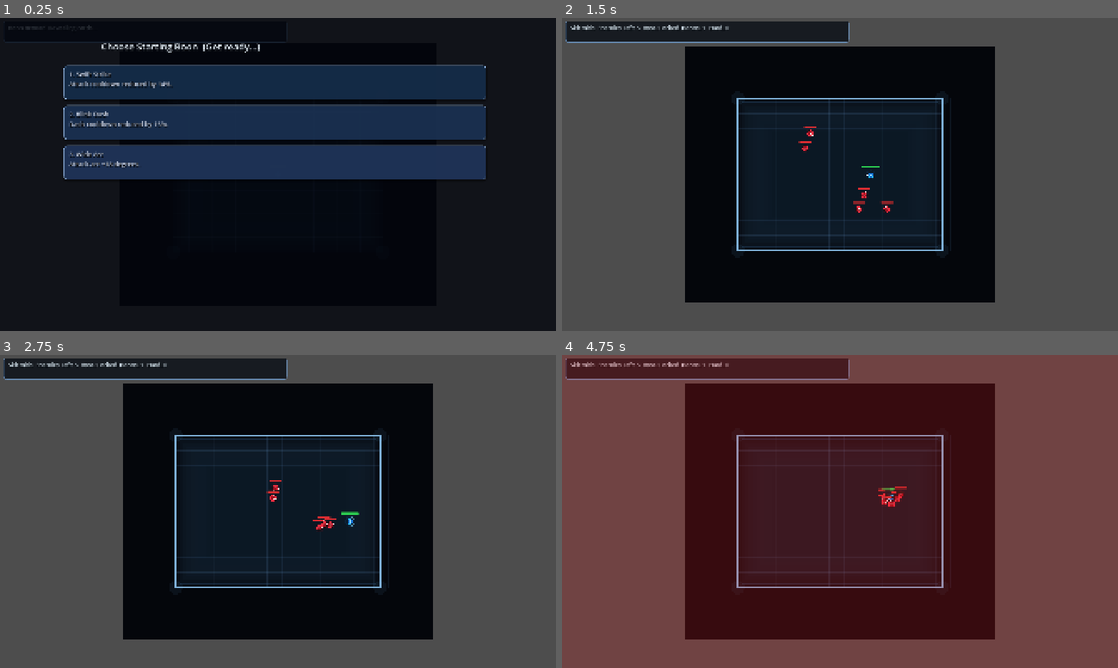
Above: before the commit, frames 1-4 (two rows, left to right).
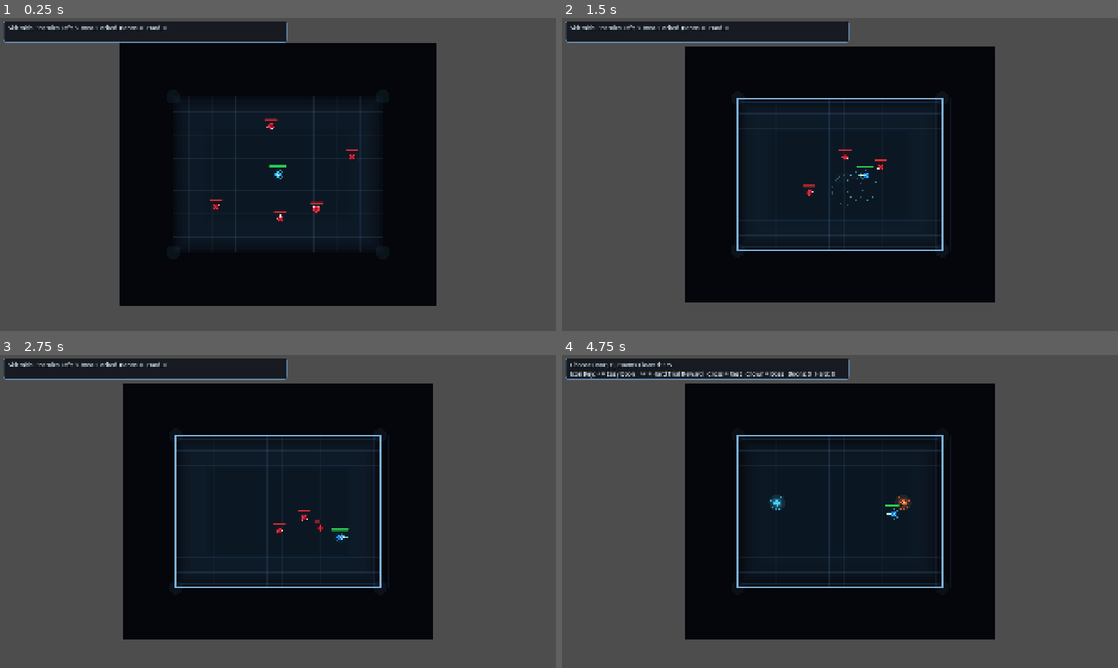
Above: after the commit, the same moments.

Repository: Excellund/AbyssalDescent
Game: Godot game, scene res://scenes/Main.tscn
Same seed, same stepped clock (60 frames per second), same inputs: the game is played once before the commit and once after it.
Inputs (mouse positions are in pixels of both pictures, inside the frame that each line leads up to):
- Up to frame 1 (0.25 s): no input
- Up to frame 2 (1.5 s): tap A (move_left) at 0.5 s; move the mouse to (962, 158) at 0.52 s; hold D (move_right) 0.53-1.28 s; click (962, 158) at 0.6 s; move the mouse to (728, 190) at 1.27 s; hold S (move_down) from 1.28 s (still down); click (728, 190) at 1.35 s
- Up to frame 3 (2.75 s): move the mouse to (333, 442) at 2.02 s; release S (move_down) at 2.03 s; hold D (move_right) from 2.03 s (still down); tap Space (dash) at 2.1 s; click (333, 442) at 2.3 s
- Up to frame 4 (4.75 s): move the mouse to (812, 574) at 2.77 s; release D (move_right) at 2.78 s; hold W (move_up) 2.78-3.53 s; tap E (interact) at 2.85 s; click (812, 574) at 3.05 s; move the mouse to (1006, 558) at 3.52 s; hold A (move_left) from 3.53 s (still down); click (1006, 558) at 3.6 s; move the mouse to (673, 464) at 4.27 s; click (673, 464) at 4.35 s

The runs differ from the first frame. In frame 1, 69% of the frame differs, in the area x 0-100%, y 0-100%; in frame 2, 0.3%; in frame 3, 0.3%; in frame 4, 100%.

Commit message:
feat: add telegraphed boss encounter and stackable rupture procs

Diff:
--- a/scenes/Main.tscn
+++ b/scenes/Main.tscn
@@ -5,6 +5,8 @@
 
 [node name="Main" type="Node2D" unique_id=1680556229]
 script = ExtResource("2_jxm8r")
+debug_apply_test_powers_on_start = true
+debug_skip_starting_boon_selection = true
 debug_start_power_ids = PackedStringArray("razor_wind", "rupture_wave")
 
 [node name="Player" parent="." unique_id=1831438957 instance=ExtResource("1_elqb8")]
--- /dev/null
+++ b/scripts/enemy_boss.gd
@@ -0,0 +1,305 @@
+extends "res://scripts/enemy_base.gd"
+
+const STATE_IDLE := 0
+const STATE_TELEGRAPH := 1
+const STATE_ATTACK := 2
+const STATE_RECOVER := 3
+
+const ATTACK_CHARGE := 0
+const ATTACK_NOVA := 1
+const ATTACK_CLEAVE := 2
+
+@export var boss_max_health: int = 520
+@export var move_speed: float = 110.0
+@export var acceleration: float = 900.0
+@export var deceleration: float = 1300.0
+@export var preferred_distance: float = 210.0
+@export var action_cooldown: float = 1.0
+
+@export var charge_windup: float = 0.95
+@export var charge_speed: float = 560.0
+@export var charge_duration: float = 0.55
+@export var charge_width: float = 40.0
+@export var charge_damage: int = 24
+
+@export var nova_windup: float = 1.05
+@export var nova_radius: float = 160.0
+@export var nova_damage: int = 30
+
+@export var cleave_windup: float = 0.8
+@export var cleave_range: float = 190.0
+@export var cleave_arc_degrees: float = 120.0
+@export var cleave_damage: int = 20
+
+@export var recover_time: float = 0.7
+
+var boss_state: int = STATE_IDLE
+var state_time_left: float = 0.0
+var cooldown_left: float = 0.35
+var active_attack: int = ATTACK_CHARGE
+
+var locked_direction: Vector2 = Vector2.RIGHT
+var telegraph_alpha: float = 0.0
+var charge_hit_applied: bool = false
+
+
+func _ready() -> void:
+	# Apply boss-specific tuning to inherited health before base setup runs.
+	max_health = boss_max_health
+	super._ready()
+	# Resize inherited collision shape so boss body and hitbox align.
+	for child in get_children():
+		if child is CollisionShape2D:
+			var shape_node := child as CollisionShape2D
+			if shape_node.shape is CircleShape2D:
+				(shape_node.shape as CircleShape2D).radius = 34.0
+				break
+	if health_bar != null:
+		health_bar.custom_minimum_size = Vector2(132.0, 12.0)
+		health_bar.position = Vector2(-66.0, -74.0)
+
+
+func _process_behavior(delta: float) -> void:
+	if not is_instance_valid(target):
+		velocity = velocity.move_toward(Vector2.ZERO, deceleration * delta)
+		move_and_slide()
+		return
+
+	if cooldown_left > 0.0:
+		cooldown_left = maxf(0.0, cooldown_left - delta)
+
+	match boss_state:
+		STATE_IDLE:
+			_process_idle_state(delta)
+		STATE_TELEGRAPH:
+			_process_telegraph_state(delta)
+		STATE_ATTACK:
+			_process_attack_state(delta)
+		STATE_RECOVER:
+			_process_recover_state(delta)
+
+	queue_redraw()
+
+
+func _process_idle_state(delta: float) -> void:
+	var to_target := target.global_position - global_position
+	var distance := to_target.length()
+	var desired_velocity := Vector2.ZERO
+
+	if distance > preferred_distance + 24.0:
+		desired_velocity = to_target.normalized() * move_speed
+	elif distance < preferred_distance - 36.0:
+		desired_velocity = -to_target.normalized() * (move_speed * 0.7)
+
+	var move_rate := acceleration if desired_velocity != Vector2.ZERO else deceleration
+	velocity = velocity.move_toward(desired_velocity, move_rate * delta)
+	move_and_slide()
+
+	if to_target.length_squared() > 0.000001:
+		locked_direction = to_target.normalized()
+		visual_facing_direction = locked_direction
+
+	if cooldown_left <= 0.0:
+		_start_next_attack(distance)
+
+
+func _start_next_attack(distance_to_target: float) -> void:
+	if distance_to_target > 270.0:
+		active_attack = ATTACK_CHARGE
+	elif distance_to_target < 120.0:
+		active_attack = ATTACK_NOVA if randf() < 0.68 else ATTACK_CLEAVE
+	else:
+		var roll := randf()
+		if roll < 0.4:
+			active_attack = ATTACK_CLEAVE
+		elif roll < 0.72:
+			active_attack = ATTACK_CHARGE
+		else:
+			active_attack = ATTACK_NOVA
+
+	var to_target := target.global_position - global_position
+	if to_target.length_squared() > 0.000001:
+		locked_direction = to_target.normalized()
+	visual_facing_direction = locked_direction
+
+	boss_state = STATE_TELEGRAPH
+	state_time_left = _get_windup_time(active_attack)
+	telegraph_alpha = 0.0
+	charge_hit_applied = false
+	velocity = Vector2.ZERO
+
+
+func _process_telegraph_state(delta: float) -> void:
+	velocity = velocity.move_toward(Vector2.ZERO, deceleration * delta)
+	move_and_slide()
+	state_time_left = maxf(0.0, state_time_left - delta)
+	var windup := _get_windup_time(active_attack)
+	if windup > 0.0:
+		telegraph_alpha = clampf(1.0 - (state_time_left / windup), 0.0, 1.0)
+	else:
+		telegraph_alpha = 1.0
+
+	if state_time_left <= 0.0:
+		_enter_attack_state()
+
+
+func _enter_attack_state() -> void:
+	boss_state = STATE_ATTACK
+	attack_anim_time_left = attack_anim_duration
+	match active_attack:
+		ATTACK_CHARGE:
+			state_time_left = charge_duration
+			velocity = locked_direction * charge_speed
+		ATTACK_NOVA:
+			state_time_left = 0.05
+			velocity = Vector2.ZERO
+			_apply_nova_hit()
+		ATTACK_CLEAVE:
+			state_time_left = 0.06
+			velocity = Vector2.ZERO
+			_apply_cleave_hit()
+
+
+func _process_attack_state(delta: float) -> void:
+	match active_attack:
+		ATTACK_CHARGE:
+			velocity = locked_direction * charge_speed
+			move_and_slide()
+			_apply_charge_hit()
+		_:
+			velocity = velocity.move_toward(Vector2.ZERO, deceleration * delta)
+			move_and_slide()
+
+	state_time_left = maxf(0.0, state_time_left - delta)
+	if state_time_left <= 0.0:
+		boss_state = STATE_RECOVER
+		state_time_left = recover_time
+
+
+func _process_recover_state(delta: float) -> void:
+	velocity = velocity.move_toward(Vector2.ZERO, deceleration * delta)
+	move_and_slide()
+	state_time_left = maxf(0.0, state_time_left - delta)
+	if state_time_left <= 0.0:
+		boss_state = STATE_IDLE
+		cooldown_left = action_cooldown
+
+
+func _apply_charge_hit() -> void:
+	if charge_hit_applied:
+		return
+	if not target.has_method("take_damage"):
+		return
+
+	for i in get_slide_collision_count():
+		var collision := get_slide_collision(i)
+		if collision.get_collider() == target:
+			target.call("take_damage", charge_damage)
+			charge_hit_applied = true
+			return
+
+	var seg_start := global_position - locked_direction * 34.0
+	var seg_end := global_position + locked_direction * 34.0
+	if _distance_point_to_segment(target.global_position, seg_start, seg_end) <= charge_width:
+		target.call("take_damage", charge_damage)
+		charge_hit_applied = true
+
+
+func _apply_nova_hit() -> void:
+	if not target.has_method("take_damage"):
+		return
+	if global_position.distance_to(target.global_position) <= nova_radius:
+		target.call("take_damage", nova_damage)
+
+
+func _apply_cleave_hit() -> void:
+	if not target.has_method("take_damage"):
+		return
+	if not _point_in_cone(target.global_position, global_position, locked_direction, cleave_range, cleave_arc_degrees):
+		return
+	target.call("take_damage", cleave_damage)
+
+
+func _point_in_cone(point: Vector2, origin: Vector2, forward: Vector2, radius: float, arc_degrees: float) -> bool:
+	var to_point := point - origin
+	if to_point.length() > radius:
+		return false
+	if to_point.length_squared() <= 0.000001:
+		return true
+	var dir := to_point.normalized()
+	var fwd := forward.normalized()
+	var dot_value := clampf(fwd.dot(dir), -1.0, 1.0)
+	var angle := rad_to_deg(acos(dot_value))
+	return angle <= arc_degrees * 0.5
+
+
+func _distance_point_to_segment(point: Vector2, segment_start: Vector2, segment_end: Vector2) -> float:
+	var segment := segment_end - segment_start
+	var length_sq := segment.length_squared()
+	if length_sq <= 0.000001:
+		return point.distance_to(segment_start)
+	var t := clampf((point - segment_start).dot(segment) / length_sq, 0.0, 1.0)
+	var closest := segment_start + segment * t
+	return point.distance_to(closest)
+
+
+func _get_windup_time(attack_id: int) -> float:
+	match attack_id:
+		ATTACK_CHARGE:
+			return charge_windup
+		ATTACK_NOVA:
+			return nova_windup
+		ATTACK_CLEAVE:
+			return cleave_windup
+		_:
+			return 0.7
+
+
+func _draw() -> void:
+	var pulse := _get_attack_pulse()
+	var body_radius := 34.0 + pulse * 0.8
+	var facing := visual_facing_direction if visual_facing_direction.length_squared() > 0.000001 else Vector2.RIGHT
+	var body_color := Color(0.78, 0.15, 0.16, 1.0)
+	var core_color := Color(0.98, 0.45, 0.2, 1.0)
+
+	if boss_state == STATE_TELEGRAPH:
+		body_color = Color(0.95, 0.25, 0.22, 1.0)
+		core_color = Color(1.0, 0.78, 0.28, 1.0)
+	if boss_state == STATE_ATTACK:
+		body_color = Color(1.0, 0.34, 0.18, 1.0)
+		core_color = Color(1.0, 0.86, 0.34, 1.0)
+
+	draw_circle(Vector2.ZERO, body_radius + 9.0, Color(0.4, 0.04, 0.06, 0.34))
+	_draw_common_body(body_radius, body_color, core_color, facing)
+
+	if boss_state == STATE_TELEGRAPH:
+		_draw_attack_telegraph()
+
+	if boss_state == STATE_ATTACK and active_attack == ATTACK_CHARGE:
+		var line_end := locked_direction * 120.0
+		draw_line(Vector2.ZERO, line_end, Color(1.0, 0.84, 0.34, 0.9), 8.0)
+
+
+func _draw_attack_telegraph() -> void:
+	var alpha := 0.2 + telegraph_alpha * 0.7
+	match active_attack:
+		ATTACK_CHARGE:
+			var length := charge_speed * charge_duration * 0.72
+			var start := locked_direction * 24.0
+			var end := start + locked_direction * length
+			draw_line(start, end, Color(1.0, 0.65, 0.2, alpha), charge_width * 2.0)
+			draw_line(start, end, Color(1.0, 0.9, 0.45, minf(1.0, alpha + 0.15)), 4.0)
+		ATTACK_NOVA:
+			draw_circle(Vector2.ZERO, nova_radius, Color(1.0, 0.35, 0.15, alpha * 0.25))
+			draw_arc(Vector2.ZERO, nova_radius, 0.0, TAU, 56, Color(1.0, 0.74, 0.3, alpha), 4.0)
+		ATTACK_CLEAVE:
+			var half_arc := deg_to_rad(cleave_arc_degrees * 0.5)
+			var points := PackedVector2Array([Vector2.ZERO])
+			var segments := 26
+			for i in range(segments + 1):
+				var t := float(i) / float(segments)
+				var angle := -half_arc + (half_arc * 2.0) * t
+				points.append(locked_direction.rotated(angle) * cleave_range)
+			draw_colored_polygon(points, Color(1.0, 0.45, 0.18, alpha * 0.33))
+			for i in range(segments):
+				draw_line(points[i + 1], points[i + 2], Color(1.0, 0.82, 0.4, alpha), 2.0)
--- a/scripts/player.gd
+++ b/scripts/player.gd
@@ -326,7 +326,7 @@
 	var strike_damage := maxi(1, int(round(float(attack_damage) * damage_mult)))
 	var max_angle_radians := deg_to_rad(attack_arc_degrees * 0.5)
 
-	var hit_enemy_ids: Dictionary = {}
+	var melee_hit_enemy_ids: Dictionary = {}
 
 	for enemy_node in get_tree().get_nodes_in_group("enemies"):
 		if not (enemy_node is Node2D):
@@ -336,7 +336,7 @@
 
 		var enemy_body := enemy_node as Node2D
 		var enemy_id := enemy_body.get_instance_id()
-		if hit_enemy_ids.has(enemy_id):
+		if melee_hit_enemy_ids.has(enemy_id):
 			continue
 
 		var to_enemy := enemy_body.global_position - global_position
@@ -346,21 +346,22 @@
 			continue
 
 		enemy_node.call("take_damage", strike_damage)
-		hit_enemy_ids[enemy_id] = true
+		melee_hit_enemy_ids[enemy_id] = true
 		if reward_rupture_wave:
-			_apply_rupture_wave(enemy_body.global_position, strike_damage, hit_enemy_ids)
+			_apply_rupture_wave(enemy_body.global_position, strike_damage)
 		did_hit = true
 
 	if reward_razor_wind:
-		did_hit = _apply_razor_wind(attack_direction, strike_damage, hit_enemy_ids) or did_hit
+		did_hit = _apply_razor_wind(attack_direction, strike_damage) or did_hit
 
 	return did_hit
 
-func _apply_razor_wind(attack_direction: Vector2, source_damage: int, hit_enemy_ids: Dictionary) -> bool:
+func _apply_razor_wind(attack_direction: Vector2, source_damage: int) -> bool:
 	var did_hit := false
 	var wind_range := attack_range * razor_wind_range_scale
 	var wind_half_arc := deg_to_rad(razor_wind_arc_degrees * 0.5)
 	var wind_damage := maxi(1, int(round(float(source_damage) * razor_wind_damage_ratio)))
+	var wind_hit_enemy_ids: Dictionary = {}
 	for enemy_node in get_tree().get_nodes_in_group("enemies"):
 		if not (enemy_node is Node2D):
 			continue
@@ -368,7 +369,7 @@
 			continue
 		var enemy_body := enemy_node as Node2D
 		var enemy_id := enemy_body.get_instance_id()
-		if hit_enemy_ids.has(enemy_id):
+		if wind_hit_enemy_ids.has(enemy_id):
 			continue
 		var to_enemy := enemy_body.global_position - global_position
 		if to_enemy.length() > wind_range:
@@ -376,13 +377,13 @@
 		if attack_direction.angle_to(to_enemy.normalized()) > wind_half_arc:
 			continue
 		enemy_node.call("take_damage", wind_damage)
-		hit_enemy_ids[enemy_id] = true
+		wind_hit_enemy_ids[enemy_id] = true
 		if reward_rupture_wave:
-			_apply_rupture_wave(enemy_body.global_position, wind_damage, hit_enemy_ids)
+			_apply_rupture_wave(enemy_body.global_position, wind_damage)
 		did_hit = true
 	return did_hit
 
-func _apply_rupture_wave(epicenter: Vector2, source_damage: int, hit_enemy_ids: Dictionary) -> void:
+func _apply_rupture_wave(epicenter: Vector2, source_damage: int) -> void:
 	var wave_damage := maxi(1, int(round(float(source_damage) * rupture_wave_damage_ratio)))
 	if player_feedback != null:
 		player_feedback.play_world_ring(epicenter, rupture_wave_radius * 0.85, Color(0.44, 0.96, 1.0, 0.86), 0.2)
@@ -392,13 +393,9 @@
 		if not enemy_node.has_method("take_damage"):
 			continue
 		var enemy_body := enemy_node as Node2D
-		var enemy_id := enemy_body.get_instance_id()
-		if hit_enemy_ids.has(enemy_id):
-			continue
 		if enemy_body.global_position.distance_to(epicenter) > rupture_wave_radius:
 			continue
 		enemy_node.call("take_damage", wave_damage)
-		hit_enemy_ids[enemy_id] = true
 
 func _restart_current_scene() -> void:
 	if scene_restart_queued:
--- a/scripts/world_generator.gd
+++ b/scripts/world_generator.gd
@@ -2,6 +2,7 @@
 
 const ENEMY_CHASER_SCRIPT := preload("res://scripts/enemy_chaser.gd")
 const ENEMY_CHARGER_SCRIPT := preload("res://scripts/enemy_charger.gd")
+const ENEMY_BOSS_SCRIPT := preload("res://scripts/enemy_boss.gd")
 const POWER_REGISTRY := preload("res://scripts/power_registry.gd")
 
 @export var player_path: NodePath = NodePath("Player")
@@ -314,15 +315,22 @@
 	in_boss_room = true
 	current_room_size = Vector2(1260.0, 900.0)
 	current_room_static_camera = false
-	current_room_label = "Boss Chamber"
+	current_room_label = "Boss Chamber: The Warden"
 	_apply_camera_bounds_for_room(current_room_size)
-	active_room_enemy_count = 0
-	for _i in range(boss_chaser_count):
-		_spawn_enemy_in_current_room(ENEMY_CHASER_SCRIPT)
-		active_room_enemy_count += 1
-	for _i in range(boss_charger_count):
-		_spawn_enemy_in_current_room(ENEMY_CHARGER_SCRIPT)
-		active_room_enemy_count += 1
+	active_room_enemy_count = 1
+	var boss := CharacterBody2D.new()
+	boss.set_script(ENEMY_BOSS_SCRIPT)
+
+	var collision_shape := CollisionShape2D.new()
+	collision_shape.shape = CircleShape2D.new()
+	collision_shape.shape.radius = 34.0
+	boss.add_child(collision_shape)
+
+	boss.global_position = Vector2(0.0, -30.0)
+	add_child(boss)
+	boss.set("target", player)
+	if boss.has_signal("died"):
+		boss.died.connect(_on_room_enemy_died)
 
 func _spawn_profile_enemies(profile: Dictionary) -> int:
 	var total := 0
@@ -838,6 +846,10 @@
 		hud_label.text = "%s  Rooms Cleared: %d/%d\nIcon Key: + = Easy Boon   >< = Hard Trial Reward   Cross = Rest   Crown = Boss   Boons: %d  Hard: %d" % [prompt, rooms_cleared, encounter_count, boons_taken.size(), hard_rewards_taken.size()]
 		return
 
+	if in_boss_room and active_room_enemy_count > 0:
+		hud_label.text = "%s  Enemies Left: %d\nBoss Telegraphs: Line Charge, Ring Nova, Cone Cleave" % [current_room_label, active_room_enemy_count]
+		return
+
 	var boss_text := "Unlocked" if boss_unlocked else "Locked"
 	hud_label.text = "%s  Enemies Left: %d  Boss: %s  Boons: %d  Hard: %d" % [current_room_label, active_room_enemy_count, boss_text, boons_taken.size(), hard_rewards_taken.size()]
 
Not shown, added: scripts/enemy_boss.gd.uid
